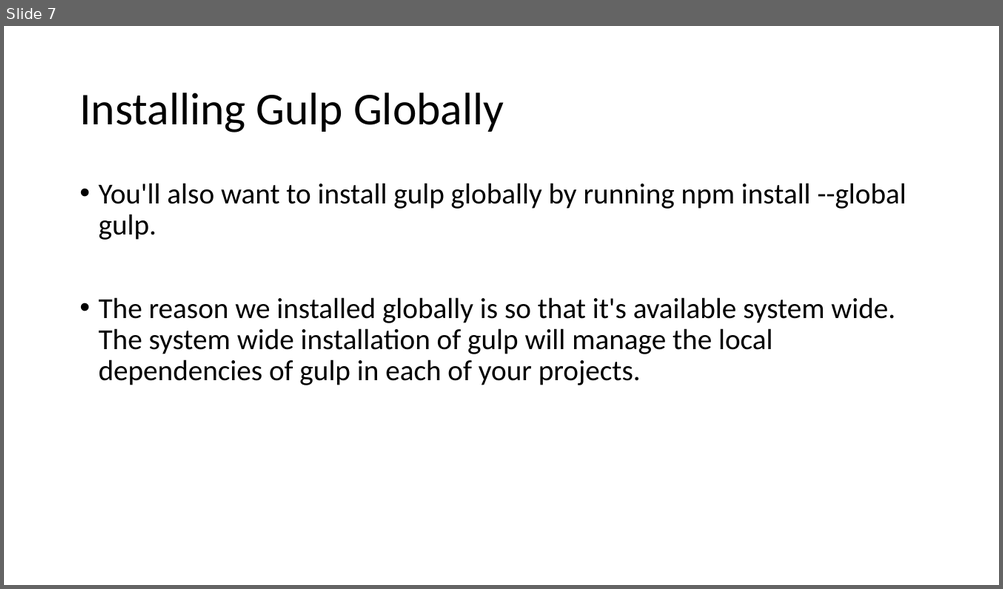
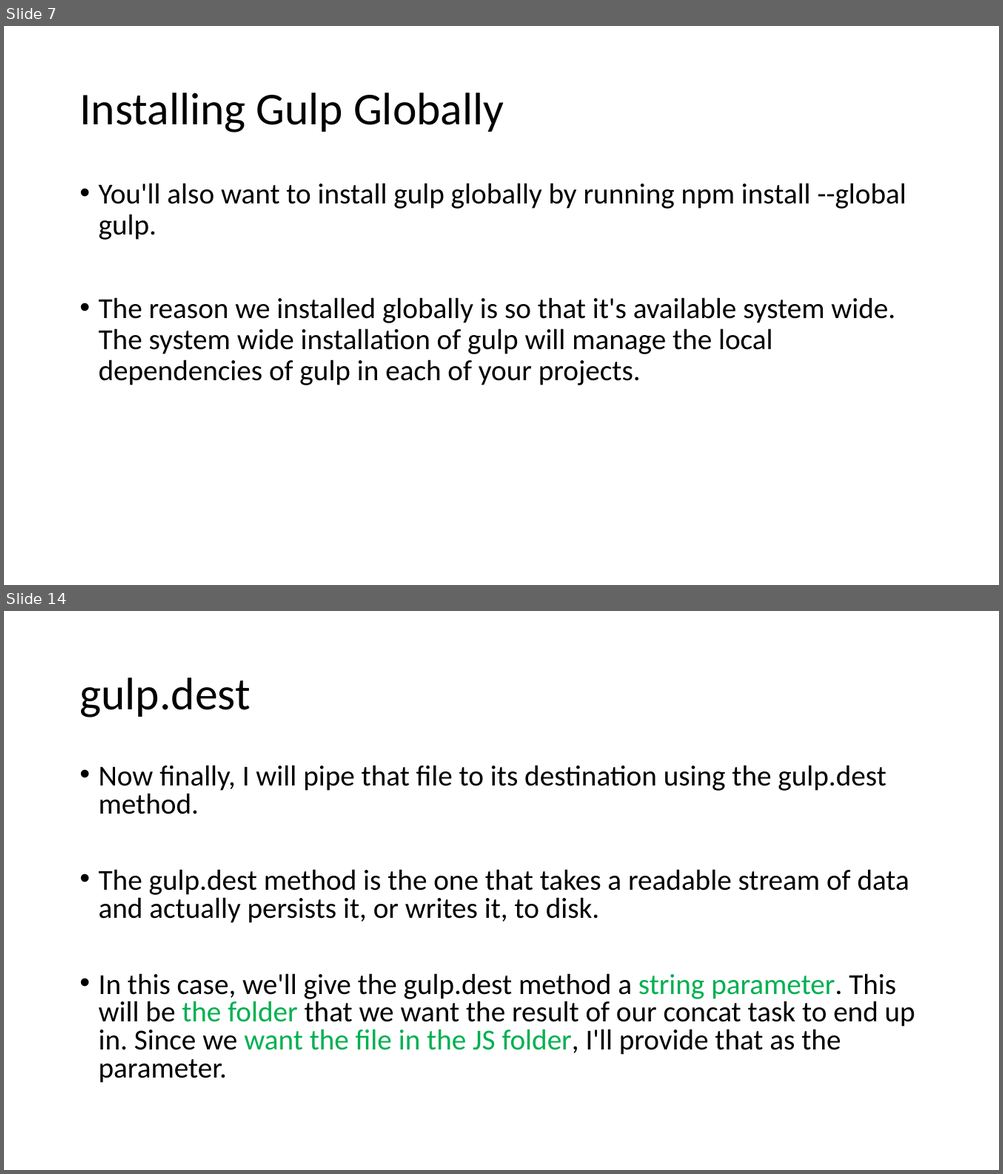
Before and after one commit to AbWahab07/TH-Gulp, a slide deck: Gulp Basics.pptx. Shown one above the other, each under a label of ours: slide 7 before the commit, slides 7 and 14 after it; the slides between them are not shown. The pictures are 1003x589 and 1003x1174 pixels, drawn with LibreOffice and Linux fonts; fonts in the diff are those of the drawing. Boxes give left, top, right and bottom in pixels: in the first picture for what was removed or moved away, otherwise in the second. Text is boxed around its words. In the diff, an @@ line names an element or a change of style, - is before the commit and + after.

Commit message:
Add required css. Implemented concatenation task of JS files

```diff
--- a/Gulp Basics.pptx
+++ b/Gulp Basics.pptx
@@ slide 14 added at box(4, 611, 999, 1170), background #FFFFFF @@
@@ title added at box(79, 678, 250, 718), 44 pt, text #000000 @@
+gulp.dest
@@ text added at box(99, 765, 915, 1083), 28 pt, text #000000 @@
+• Now finally, I will pipe that file to its destination using the gulp.dest method.
+• The gulp.dest method is the one that takes a readable stream of data and actually persists it, or writes it, to disk.
+• In this case, we'll give the gulp.dest method a string parameter. This will be the folder that we want the result of our concat task to end up in. Since we want the file in the JS folder, I'll provide that as the parameter.
```
Also in this commit, not shown: 6 other slides added, 6 other files.
